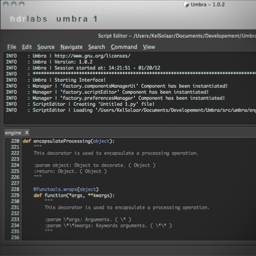
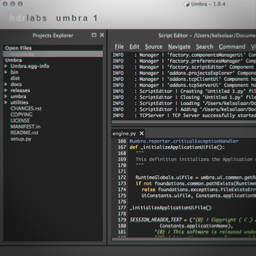
Layered file, before and after one edit (256 × 256). Changes by layer:
painted on "Fx" over (0, 0, 256, 256)
painted on "Base" over (0, 0, 256, 256)
